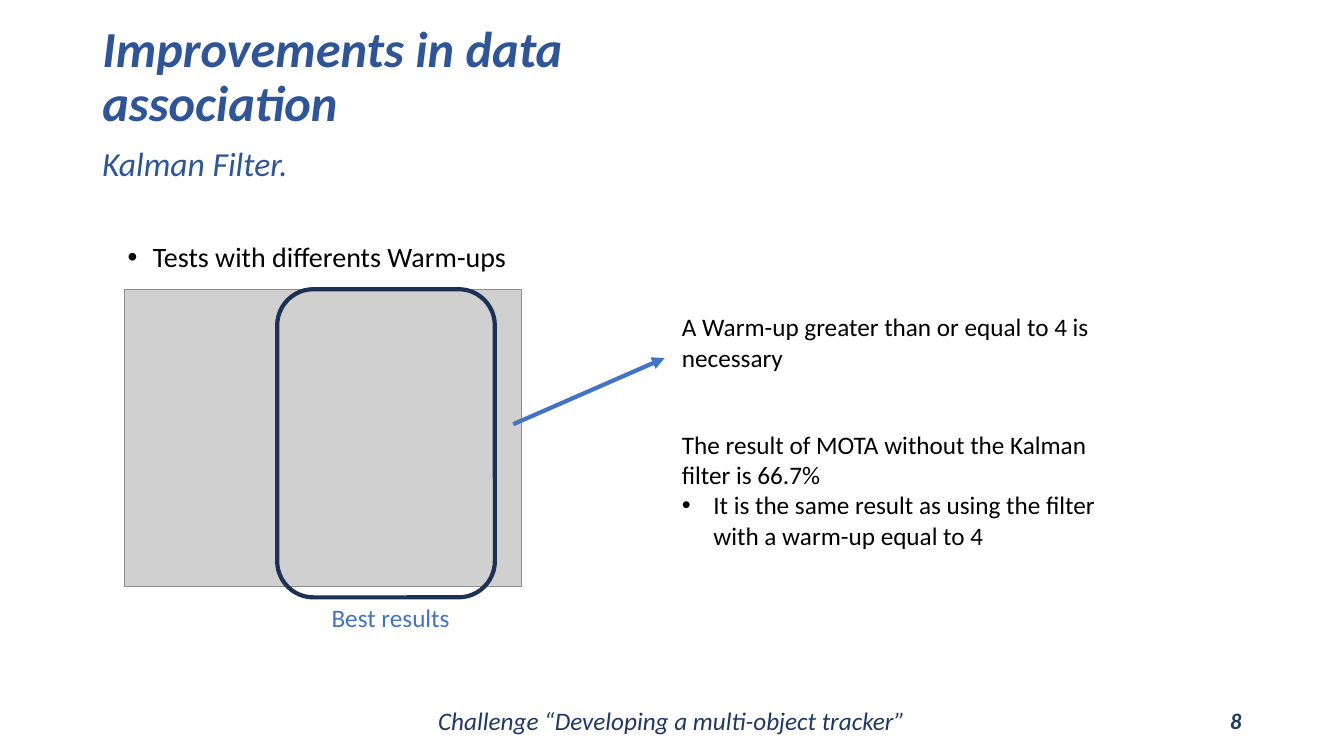
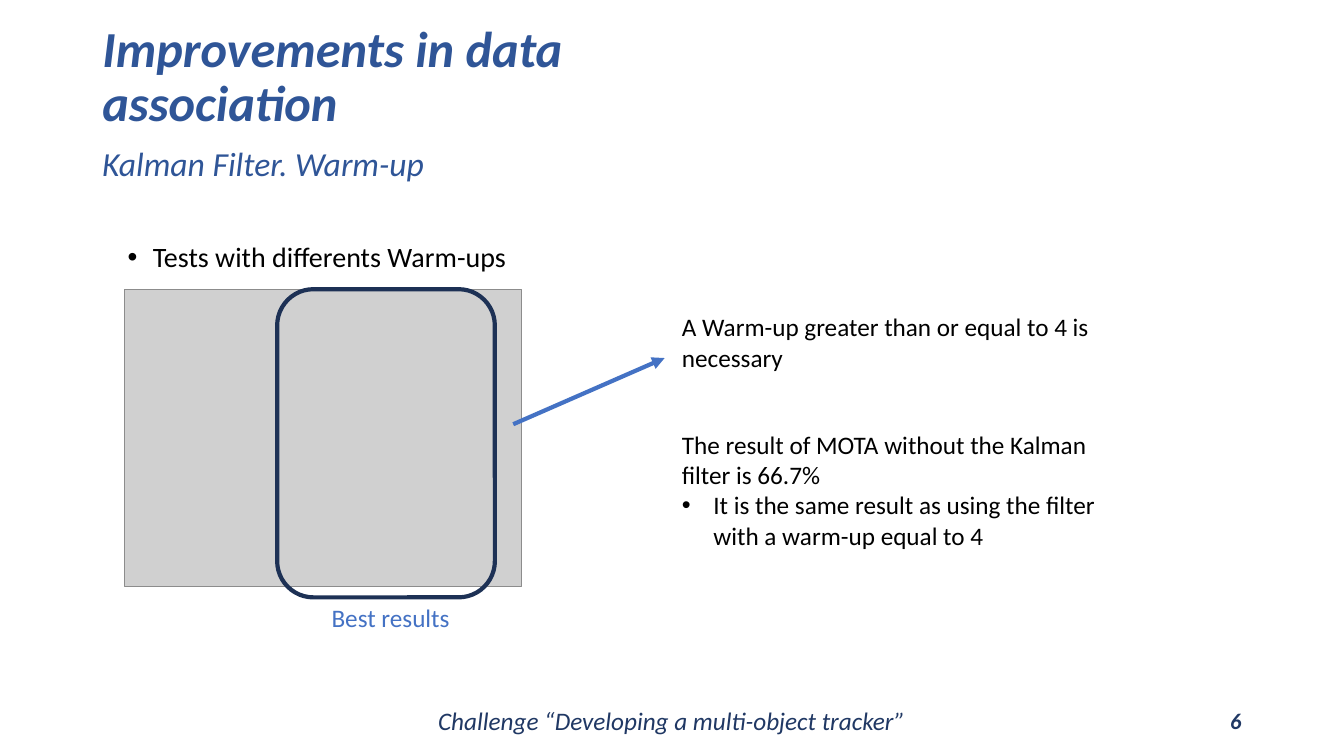
Before and after one commit to Javimh18/DL4VSP, a slide deck: slide 6 of dlvsp_challenge_material/challenge.pptx (slide 8 before the commit). Drawn at 1344x756 pixels with LibreOffice and Linux fonts; fonts in the diff are those of the drawing; grey boxes stand for pictures. Boxes give left, top, right and bottom in pixels: in the first picture for what was removed or moved away, otherwise in the second. Text is boxed around its words. In the diff, an @@ line names an element or a change of style, - is before the commit and + after.

```diff
--- a/dlvsp_challenge_material/challenge.pptx
+++ b/dlvsp_challenge_material/challenge.pptx
@@ text at box(102, 152, 424, 182): text changed @@
-Kalman Filter.
+Kalman Filter. Warm-up
@@ page number at box(1230, 713, 1241, 729): text changed @@
-8
+6
```
Also in this commit, not shown: 5 other slides changed, 1 slide added, 1 slide removed.
